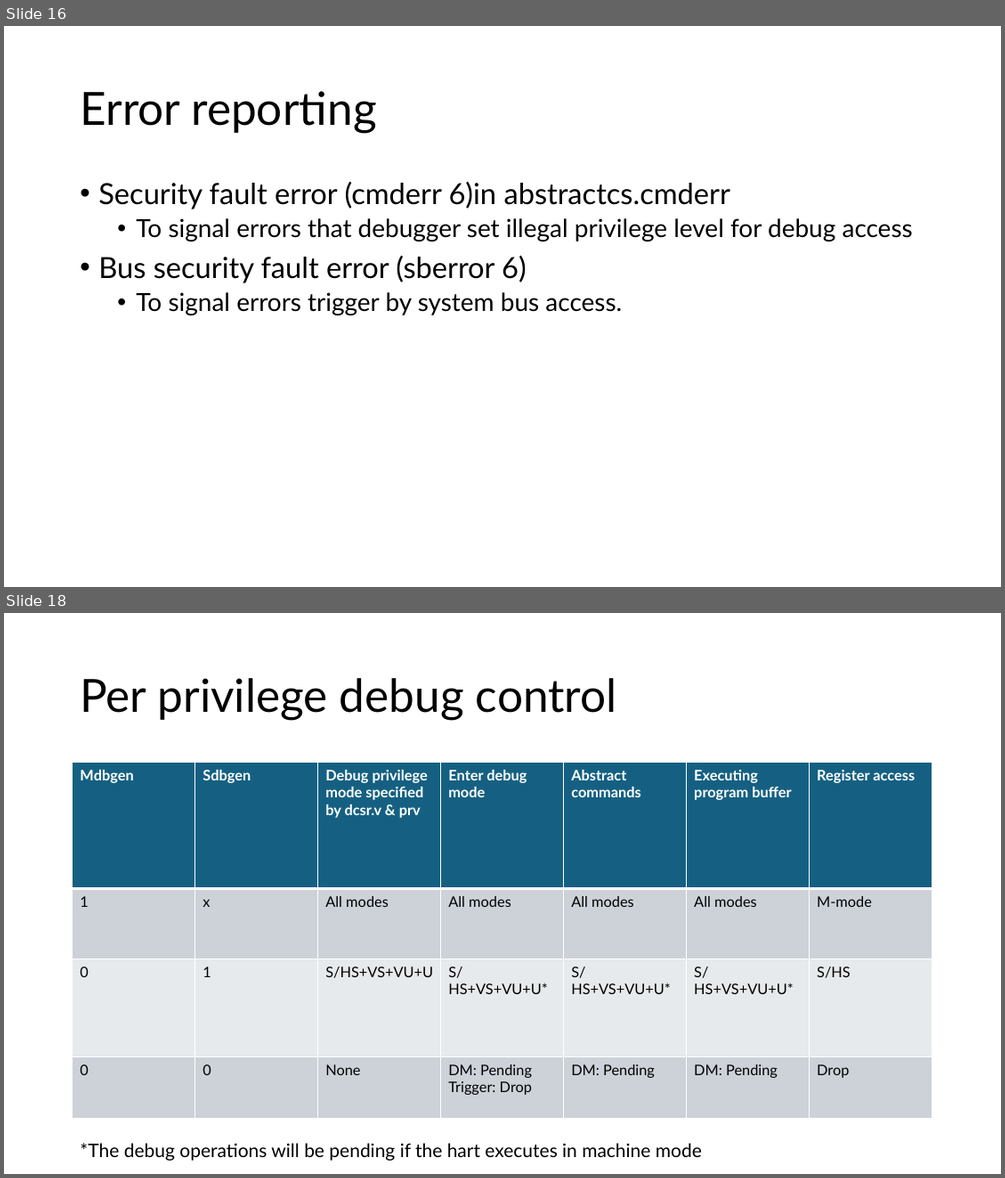
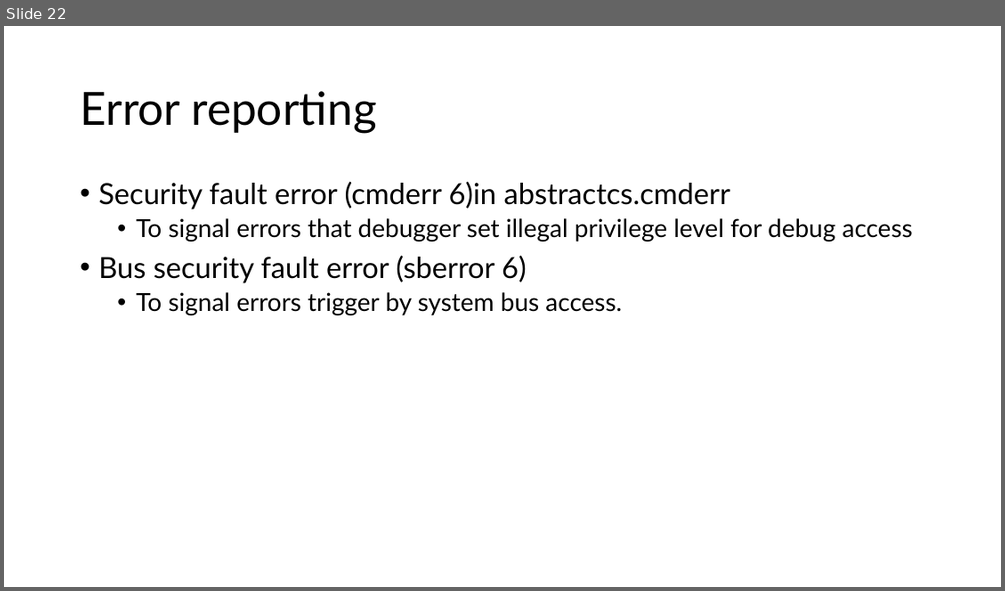
Before and after one commit to riscv-admin/external-debug-security, a slide deck: meetings/External debug security specification review.pptx. Shown one above the other, each under a label of ours: slides 16 and 18 before the commit, slide 22 after it; the slides between them are not shown. The pictures are 1005x1178 and 1005x591 pixels, drawn with LibreOffice and Linux fonts; fonts in the diff are those of the drawing. Boxes give left, top, right and bottom in pixels: in the first picture for what was removed or moved away, otherwise in the second. Text is boxed around its words. In the diff, an @@ line names an element or a change of style, - is before the commit and + after.

```diff
--- a/meetings/External debug security specification review.pptx
+++ b/meetings/External debug security specification review.pptx
@@ slide 18 removed at box(4, 613, 1001, 1174), background #FFFFFF @@
@@ title removed at box(80, 678, 617, 720) @@
-Per privilege debug control
@@ table removed at box(73, 763, 931, 1119), 4 rows, 7 columns @@
-Mdbgen | Sdbgen | Debug privilege mode specified by dcsr.v & prv | Enter debug mode | Abstract commands | Executing program buffer | Register access
-1 | x | All modes | All modes | All modes | All modes | M-mode
-0 | 1 | S/HS+VS+VU+U | S/HS+VS+VU+U* | S/HS+VS+VU+U* | S/HS+VS+VU+U* | S/HS
-0 | 0 | None | DM: Pending / Trigger: Drop | DM: Pending | DM: Pending | Drop
@@ text removed at box(80, 1143, 702, 1160) @@
-*The debug operations will be pending if the hart executes in machine mode
@@ what was slide 16 is now slide 22 @@
```
Also in this commit, not shown: 6 slides changed, 6 slides added, 1 other slide removed.
